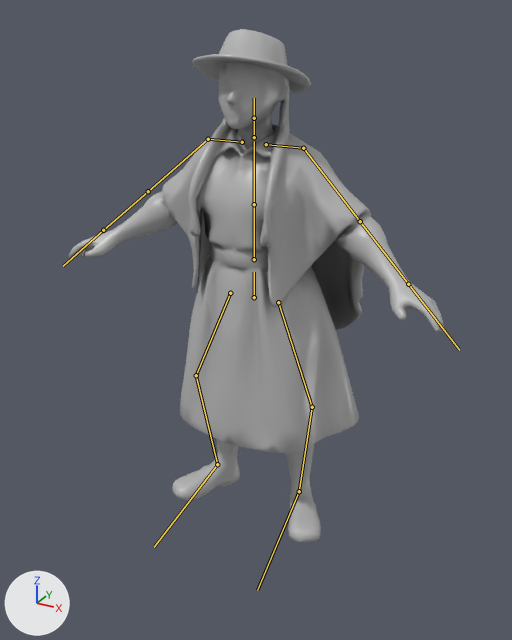
The glTF model app/story/models/campesina.glb: old version first, new version second.
Before and after are seen from a camera (50 mm lens) standing at (1.099, -2.069, 1.768) and looking at (0.033, -0.131, 0.799). Arrows for +X, +Y and +Z are at lower left; the lights stay in place. The first picture is the older version. The bones that bend it are drawn over the model as lines.

Objects in the first picture: 'Campesina'.
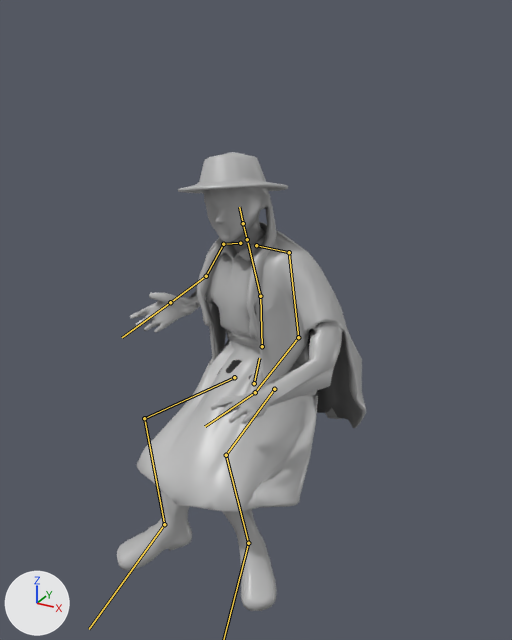
The newer file adds an action. The first version stands in its rest pose; the second is drawn at frame 114 of the action 'SitTalk'.

Edits to the bpy script that builds the scene:
```text
Change bone_hips:
    where bone_hips = bpy.data.objects['Skeleton'].pose.bones['hips']
    bone_hips.location: (0.0, 0.0, 0.0) -> (0.0, -0.335, 0.0)
    bone_hips.rotation_quaternion: (1.0, 0.0, 0.0, 0.0) -> (0.97, -0.219, -0.1, 0.026)  # degrees (0, 0, 0) -> degrees (-26, -10, 5)
Change bone_spine:
    where bone_spine = bpy.data.objects['Skeleton'].pose.bones['spine']  # child of 'hips'
    bone_spine.rotation_quaternion: (1.0, 0.0, 0.0, 0.0) -> (0.983, 0.175, -0.054, -0.002)  # degrees (0, 0, 0) -> degrees (20, -6, -1)
Change bone_chest:
    where bone_chest = bpy.data.objects['Skeleton'].pose.bones['chest']  # child of 'spine'
    bone_chest.rotation_quaternion: (1.0, 0.0, 0.0, 0.0) -> (0.993, 0.118, -0.032, 0.008)  # degrees (0, 0, 0) -> degrees (13, -4, 0)
Change bone_neck:
    where bone_neck = bpy.data.objects['Skeleton'].pose.bones['neck']  # child of 'chest'
    bone_neck.rotation_quaternion: (1.0, 0.0, 0.0, 0.0) -> (0.992, 0.045, 0.117, -0.029)  # degrees (0, 0, 0) -> degrees (5, 14, -3)
Change bone_head:
    where bone_head = bpy.data.objects['Skeleton'].pose.bones['head']  # child of 'neck'
    bone_head.rotation_quaternion: (1.0, 0.0, 0.0, 0.0) -> (0.997, -0.039, 0.073, 0.007)  # degrees (0, 0, 0) -> degrees (-4, 8, 0)
Change bone_shoulder_l:
    where bone_shoulder_l = bpy.data.objects['Skeleton'].pose.bones['shoulder.L']  # child of 'chest'
    bone_shoulder_l.rotation_quaternion: (1.0, 0.0, 0.0, 0.0) -> (0.988, -0.098, 0.015, 0.122)  # degrees (0, 0, 0) -> degrees (-11, 3, 14)
Change bone_upper_arm_l:
    where bone_upper_arm_l = bpy.data.objects['Skeleton'].pose.bones['upper_arm.L']  # child of 'shoulder.L'
    bone_upper_arm_l.rotation_quaternion: (1.0, 0.0, 0.0, 0.0) -> (0.948, -0.213, 0.181, -0.151)  # degrees (0, 0, 0) -> degrees (-29, 16, -22)
Change bone_forearm_l:
    where bone_forearm_l = bpy.data.objects['Skeleton'].pose.bones['forearm.L']  # child of 'upper_arm.L'
    bone_forearm_l.rotation_quaternion: (1.0, 0.0, 0.0, 0.0) -> (0.924, -0.259, -0.106, -0.259)  # degrees (0, 0, 0) -> degrees (-27, -19, -27)
Change bone_hand_l:
    where bone_hand_l = bpy.data.objects['Skeleton'].pose.bones['hand.L']  # child of 'forearm.L'
    bone_hand_l.rotation_quaternion: (1.0, 0.0, 0.0, 0.0) -> (0.895, 0.122, 0.367, -0.222)  # degrees (0, 0, 0) -> degrees (5, 45, -26)
Change bone_shoulder_r:
    where bone_shoulder_r = bpy.data.objects['Skeleton'].pose.bones['shoulder.R']  # child of 'chest'
    bone_shoulder_r.rotation_quaternion: (1.0, 0.0, 0.0, 0.0) -> (0.993, -0.098, -0.016, -0.062)  # degrees (0, 0, 0) -> degrees (-11, -3, -7)
Change bone_upper_arm_r:
    where bone_upper_arm_r = bpy.data.objects['Skeleton'].pose.bones['upper_arm.R']  # child of 'shoulder.R'
    bone_upper_arm_r.rotation_quaternion: (1.0, 0.0, 0.0, 0.0) -> (0.943, 0.153, -0.294, -0.037)  # degrees (0, 0, 0) -> degrees (22, -33, -11)
Change bone_forearm_r:
    where bone_forearm_r = bpy.data.objects['Skeleton'].pose.bones['forearm.R']  # child of 'upper_arm.R'
    bone_forearm_r.rotation_quaternion: (1.0, 0.0, 0.0, 0.0) -> (0.529, -0.575, 0.237, 0.577)  # degrees (0, 0, 0) -> degrees (-56, 66, 57)
Change bone_hand_r:
    where bone_hand_r = bpy.data.objects['Skeleton'].pose.bones['hand.R']  # child of 'forearm.R'
    bone_hand_r.rotation_quaternion: (1.0, 0.0, 0.0, 0.0) -> (0.878, 0.141, 0.454, 0.054)  # degrees (0, 0, 0) -> degrees (28, 51, 21)
Change bone_thigh_l:
    where bone_thigh_l = bpy.data.objects['Skeleton'].pose.bones['thigh.L']  # child of 'hips'
    bone_thigh_l.rotation_quaternion: (1.0, 0.0, 0.0, 0.0) -> (-0.868, 0.454, 0.165, 0.114)  # degrees (0, 0, 0) -> degrees (-55, -23, -3)
Change bone_shin_l:
    where bone_shin_l = bpy.data.objects['Skeleton'].pose.bones['shin.L']  # child of 'thigh.L'
    bone_shin_l.rotation_quaternion: (1.0, 0.0, 0.0, 0.0) -> (0.667, 0.66, -0.216, -0.271)  # degrees (0, 0, 0) -> degrees (88, 4, -40)
Change bone_foot_l:
    where bone_foot_l = bpy.data.objects['Skeleton'].pose.bones['foot.L']  # child of 'shin.L'
    bone_foot_l.rotation_quaternion: (1.0, 0.0, 0.0, 0.0) -> (0.983, 0.071, -0.112, 0.13)  # degrees (0, 0, 0) -> degrees (7, -14, 14)
Change bone_thigh_r:
    where bone_thigh_r = bpy.data.objects['Skeleton'].pose.bones['thigh.R']  # child of 'hips'
    bone_thigh_r.rotation_quaternion: (1.0, 0.0, 0.0, 0.0) -> (-0.835, 0.515, -0.173, -0.087)  # degrees (0, 0, 0) -> degrees (-64, 22, -2)
Change bone_shin_r:
    where bone_shin_r = bpy.data.objects['Skeleton'].pose.bones['shin.R']  # child of 'thigh.R'
    bone_shin_r.rotation_quaternion: (1.0, 0.0, 0.0, 0.0) -> (0.716, 0.613, 0.198, 0.268)  # degrees (0, 0, 0) -> degrees (80, -3, 39)
Change bone_foot_r:
    where bone_foot_r = bpy.data.objects['Skeleton'].pose.bones['foot.R']  # child of 'shin.R'
    bone_foot_r.rotation_quaternion: (1.0, 0.0, 0.0, 0.0) -> (0.98, 0.142, 0.016, -0.136)  # degrees (0, 0, 0) -> degrees (16, 4, -15)
```

Where the change shows, as pixel boxes [x1, y1, x2, y2] in the pictures (512 x 640 px):
'Campesina', posed (34% narrower, 11% shorter)
    before: [68, 29, 444, 542]
    after: [117, 152, 366, 611]
bone 'hips', root to tip
    before: (254, 297) to (254, 272)
    after: (254, 383) to (259, 358)
bone 'spine', root to tip
    before: (254, 259) to (254, 204)
    after: (262, 346) to (260, 296)
bone 'chest', root to tip
    before: (254, 204) to (254, 141)
    after: (260, 296) to (248, 243)
bone 'neck', root to tip
    before: (254, 137) to (254, 118)
    after: (247, 239) to (243, 223)
bone 'head', root to tip
    before: (254, 118) to (254, 98)
    after: (243, 223) to (239, 207)
bone 'shoulder.L', root to tip
    before: (266, 144) to (303, 148)
    after: (256, 245) to (289, 252)
bone 'upper_arm.L', root to tip
    before: (303, 148) to (360, 221)
    after: (289, 252) to (298, 337)
bone 'forearm.L', root to tip
    before: (360, 221) to (408, 284)
    after: (298, 337) to (255, 392)
bone 'hand.L', root to tip
    before: (408, 284) to (459, 350)
    after: (255, 392) to (205, 426)
bone 'shoulder.R', root to tip
    before: (242, 142) to (208, 139)
    after: (240, 243) to (223, 244)
bone 'upper_arm.R', root to tip
    before: (208, 139) to (148, 191)
    after: (223, 244) to (206, 276)
bone 'forearm.R', root to tip
    before: (148, 191) to (103, 230)
    after: (206, 276) to (170, 302)
bone 'hand.R', root to tip
    before: (103, 230) to (63, 266)
    after: (170, 302) to (122, 337)
bone 'thigh.L', root to tip
    before: (278, 302) to (312, 407)
    after: (274, 389) to (226, 455)
bone 'shin.L', root to tip
    before: (312, 407) to (299, 491)
    after: (226, 455) to (248, 543)
bone 'thigh.R', root to tip
    before: (230, 293) to (196, 375)
    after: (234, 377) to (144, 418)
bone 'shin.R', root to tip
    before: (196, 375) to (217, 464)
    after: (144, 418) to (164, 524)
bone 'foot.R', root to tip
    before: (217, 464) to (154, 547)
    after: (164, 524) to (89, 629)
